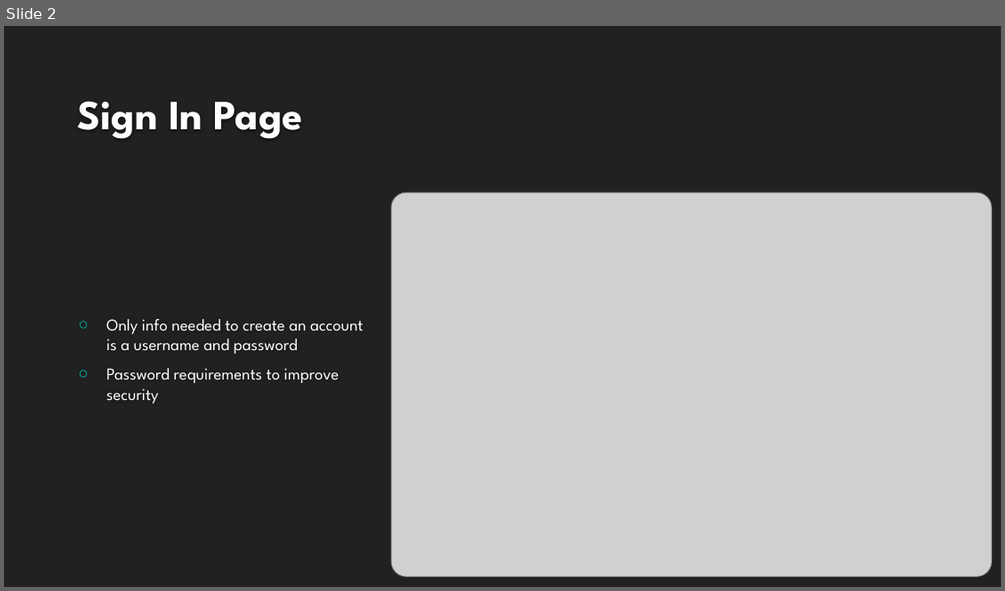
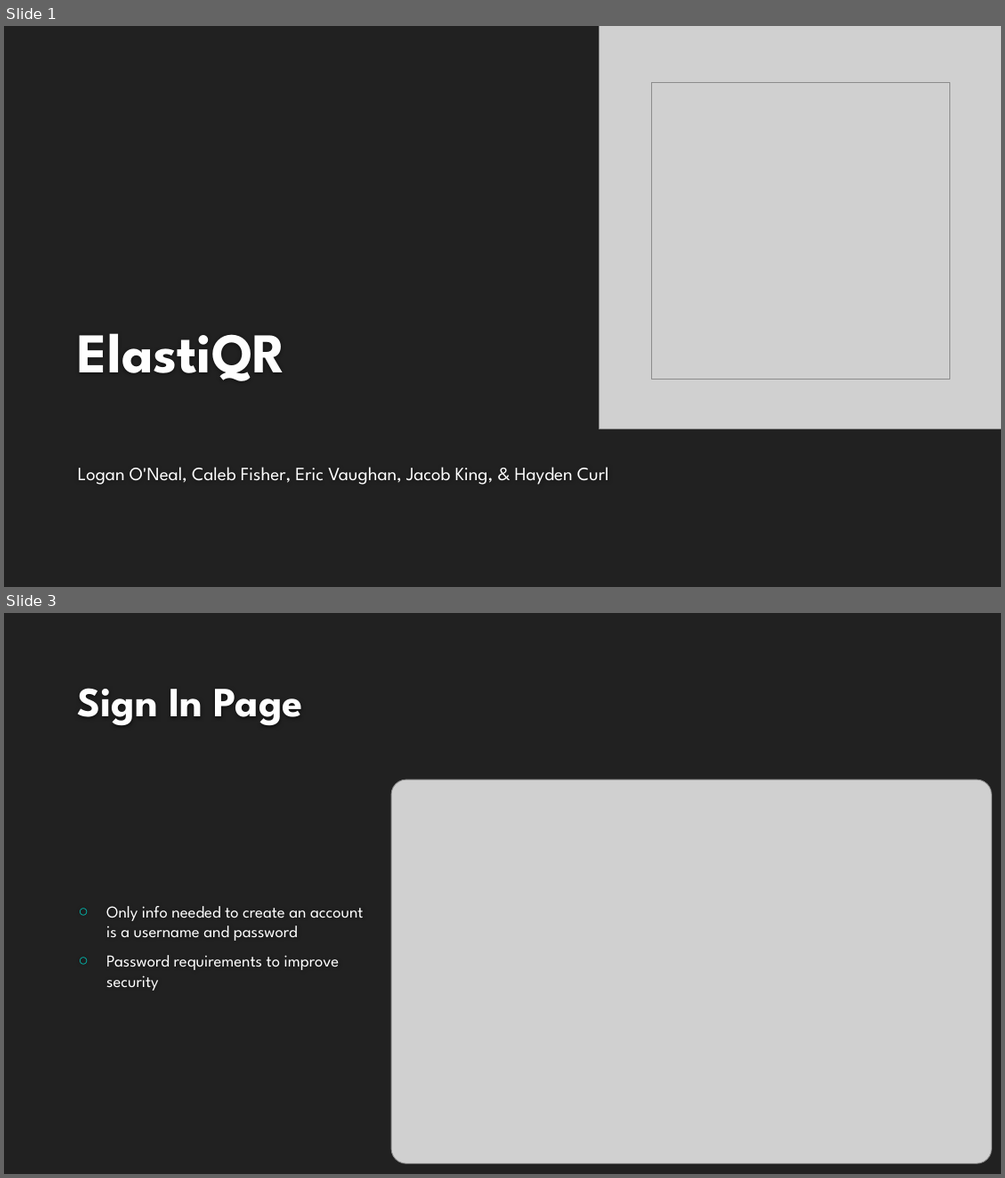
Before and after one commit to ElastiQR/ElastiQR, a slide deck: CS 340 Final Presentation.pptx. Shown one above the other, each under a label of ours: slide 2 before the commit, slides 1 and 3 after it; the slides between them are not shown. The pictures are 1005x591 and 1005x1178 pixels, drawn with LibreOffice and Linux fonts; fonts in the diff are those of the drawing; grey boxes stand for pictures; background and template pictures are left out. Boxes give left, top, right and bottom in pixels: in the first picture for what was removed or moved away, otherwise in the second. Text is boxed around its words. In the diff, an @@ line names an element or a change of style, - is before the commit and + after.

```diff
--- a/CS 340 Final Presentation.pptx
+++ b/CS 340 Final Presentation.pptx
@@ slide 1 added at (4,26,1001,587), background #212121 @@
@@ picture added at (599,26,1001,428) @@
@@ picture added at (652,83,950,379) @@
@@ title added at (78,333,286,381), 54 pt, text #FEFEFE, bold @@
+ElastiQR
@@ subtitle added at (78,467,609,484), 18 pt, text #FFFFFF @@
+Logan O'Neal, Caleb Fisher, Eric Vaughan, Jacob King, & Hayden Curl
@@ what was slide 2 is now slide 3 @@
```
Also in this commit, not shown: 1 other slide added, 1 slide removed.
